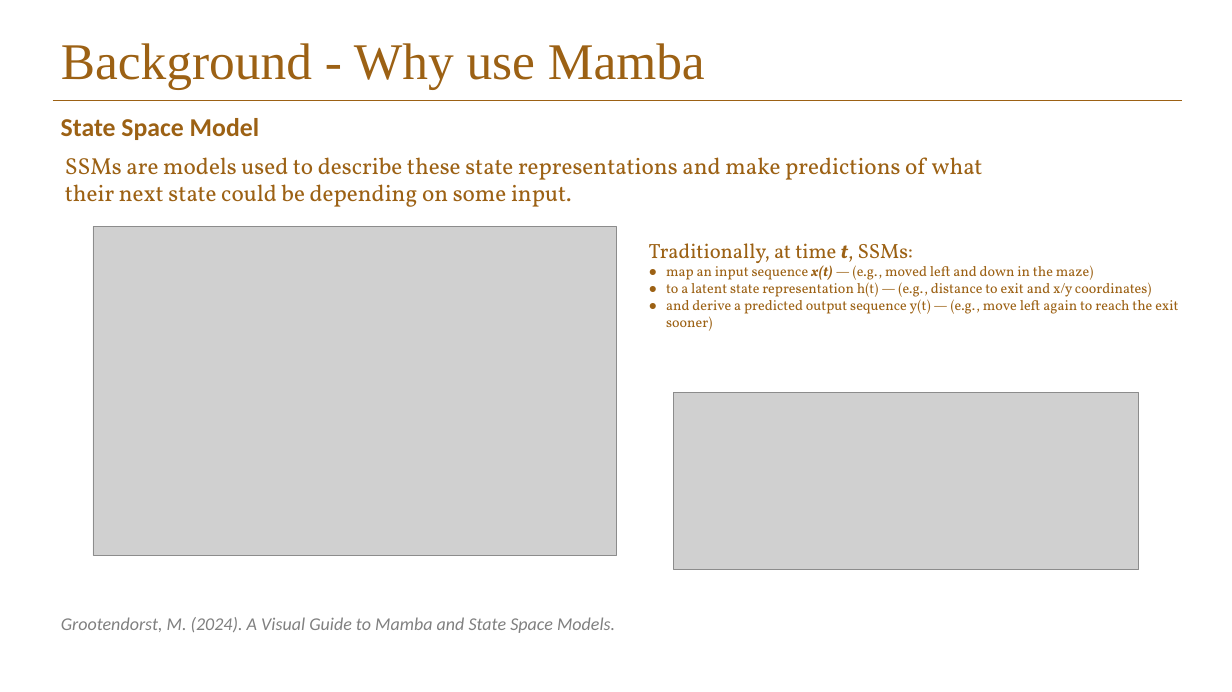
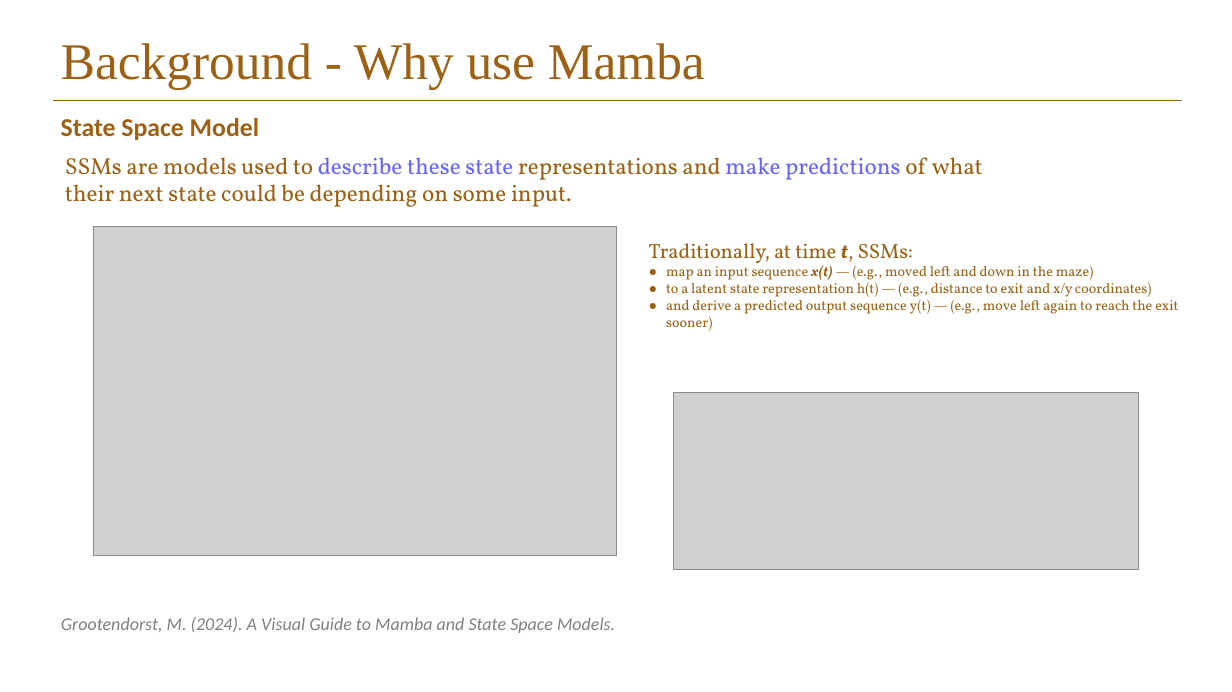
Before and after one commit to Elison-debug/Cmamba_reconstruct, a slide deck: slide 7 of pre-ssm.pptx (slide 8 before the commit). Drawn at 1232x692 pixels with LibreOffice and Linux fonts; fonts in the diff are those of the drawing; grey boxes stand for pictures; background and template pictures are left out. Boxes give left, top, right and bottom in pixels: in the first picture for what was removed or moved away, otherwise in the second. Text is boxed around its words. In the diff, an @@ line names an element or a change of style, - is before the commit and + after.

```diff
--- a/pre-ssm.pptx
+++ b/pre-ssm.pptx
@@ text "SSMs are models used to ..." at (x1=65, y1=157, x2=983, y2=207): text colour #9C6114 to #6666FF in "describe these state make predictions" @@
```
Also in this commit, not shown: 3 other slides changed, 2 slides removed, 1 other file.
